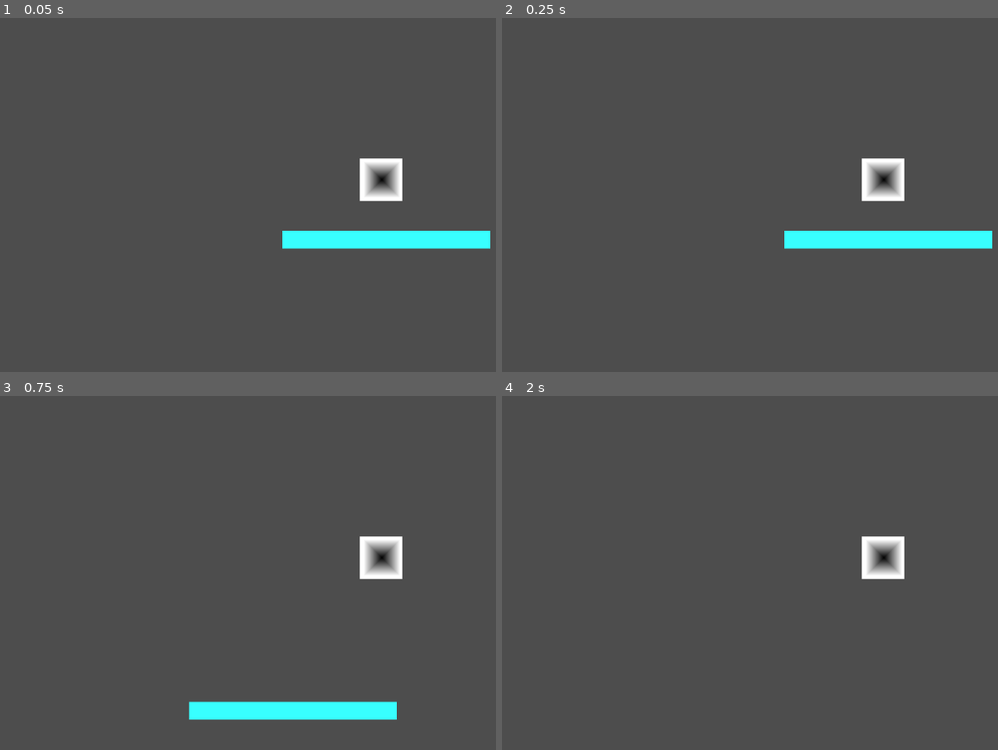
Above: before the commit, frames 1-4 (two rows, left to right).
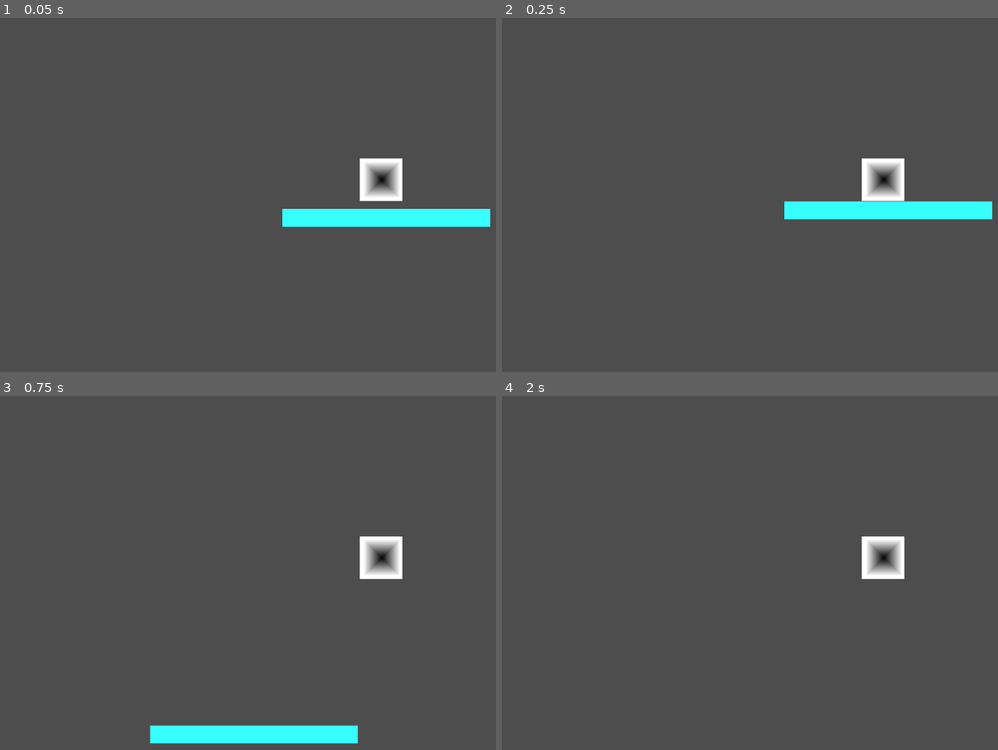
Above: after the commit, the same moments.

Repository: RedHeadEagles/Cafe-Bog-Game-Jam
Game: Godot game, scene res://scenes/world.tscn
Same seed, same stepped clock (60 frames per second), same inputs: the game is played once before the commit and once after it.
Inputs:
- Up to frame 1 (0.05 s): no input
- Up to frame 2 (0.25 s): no input
- Up to frame 3 (0.75 s): tap Enter at 0.5 s; hold Right (right) from 0.53 s (still down); hold Space (jump) from 0.53 s (still down)
- Up to frame 4 (2 s): keep holding Right (right); release Space (jump) at 1.28 s; tap Space (jump) at 1.35, 1.52, 1.82 s

The runs differ from the first frame. In frame 1, 4.3% of the frame differs, in the area x 56-99%, y 53-66%; in frame 2, 4.3%; in frame 3, 4.4%, in the area x 30-80%, y 86-99%; in frame 4, nothing differs.

Commit message:
jumps and gravity work properly

Diff:
--- a/project.godot
+++ b/project.godot
@@ -42,6 +42,12 @@
 ]
 }
 
+[layer_names]
+
+2d_physics/layer_1="players"
+2d_physics/layer_2="platforms"
+2d_physics/layer_3="enemies"
+
 [rendering]
 
 renderer/rendering_method="gl_compatibility"
--- a/scenes/human.tscn
+++ b/scenes/human.tscn
@@ -1,4 +1,6 @@
-[gd_scene load_steps=4 format=3 uid="uid://31ggpxte7msq"]
+[gd_scene load_steps=5 format=3 uid="uid://31ggpxte7msq"]
+
+[ext_resource type="Script" uid="uid://cxqmt4wij70d0" path="res://scripts/move.gd" id="1_swaxu"]
 
 [sub_resource type="RectangleShape2D" id="RectangleShape2D_gv5m4"]
 size = Vector2(64, 64)
@@ -12,6 +14,7 @@
 fill_to = Vector2(0.862385, 0.0672783)
 
 [node name="Human" type="CharacterBody2D"]
+script = ExtResource("1_swaxu")
 metadata/_edit_group_ = true
 
 [node name="CollisionShape2D" type="CollisionShape2D" parent="."]
--- /dev/null
+++ b/scenes/move.gd
@@ -0,0 +1 @@
+extends CharacterBody2D
--- a/scenes/world.tscn
+++ b/scenes/world.tscn
@@ -1,7 +1,6 @@
-[gd_scene load_steps=5 format=3 uid="uid://cexa16qkbu46r"]
+[gd_scene load_steps=4 format=3 uid="uid://cexa16qkbu46r"]
 
 [ext_resource type="PackedScene" uid="uid://31ggpxte7msq" path="res://scenes/human.tscn" id="1_nnsk1"]
-[ext_resource type="Script" uid="uid://cxqmt4wij70d0" path="res://scripts/move.gd" id="2_rwgxs"]
 
 [sub_resource type="PhysicsMaterial" id="PhysicsMaterial_rwgxs"]
 
@@ -13,7 +12,6 @@
 [node name="Human" parent="." instance=ExtResource("1_nnsk1")]
 position = Vector2(104, -42)
 collision_mask = 2
-script = ExtResource("2_rwgxs")
 
 [node name="Platform" type="StaticBody2D" parent="."]
 position = Vector2(-45, 35)
--- a/scripts/move.gd
+++ b/scripts/move.gd
@@ -1,32 +1,31 @@
 extends CharacterBody2D
 
 # how fast the player is
-@export var speed = 1000
-var gravity = 9.8
+@export var move_speed = 1000
+@export var jump_speed = 25000
 
 func _ready() -> void:
 	pass
 
-func _physics_process(delta: float) -> void:
-	velocity = Vector2.ZERO
-
+# takes input and inserts it into velocity
+func user_input() -> void:
 	# if player presses left movement option, velocity decreases by player speed
 	if Input.is_action_pressed("left"):
-		velocity.x -= 1
+		velocity.x -= move_speed
 
 	# if player presses right movement option, velocity increases by player speed
 	if Input.is_action_pressed("right"):
-		velocity.x += 1
+		velocity.x += move_speed
 
 	if Input.is_action_pressed("down"):
-		velocity.y += 1
+		velocity.y += move_speed
 
-	# if player presses jump movement option, increase in height
-	if Input.is_action_pressed("jump"):
-		velocity.y -= 1
+	# if player presses jump movement option and is on ground, increase in height
+	if Input.is_action_pressed("jump") and is_on_floor():
+		velocity.y -= jump_speed
 
-	# normalize the movement vector and add gravity in
-	velocity = velocity.normalized() * speed * delta
-
-	# use results in the position
-	position += velocity #+ get_gravity()
+func _physics_process(delta: float) -> void:
+	velocity = Vector2.ZERO
+	user_input()
+	velocity += get_gravity()
+	move_and_slide()
Not shown, added: scenes/move.gd.uid
